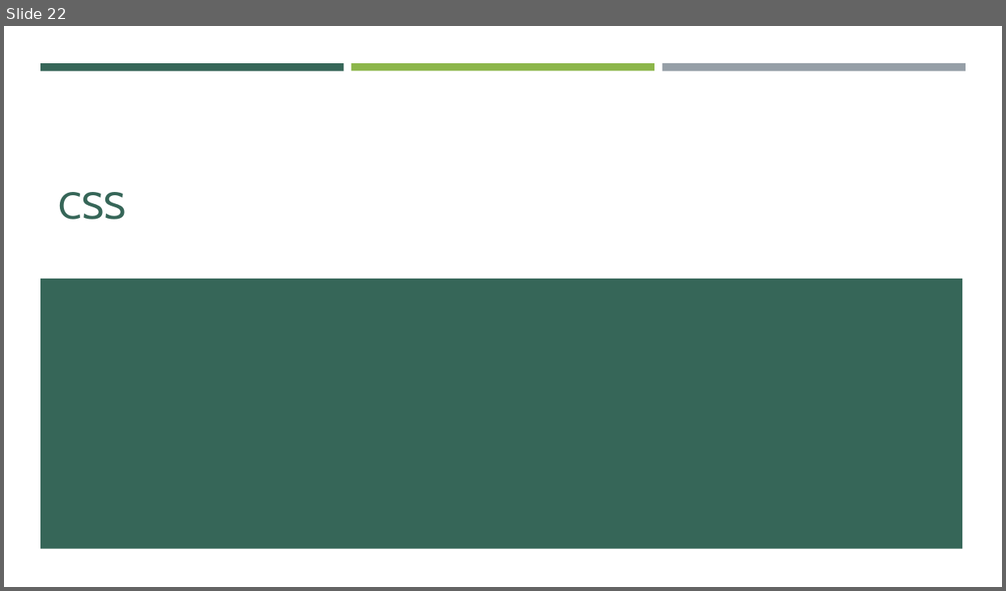
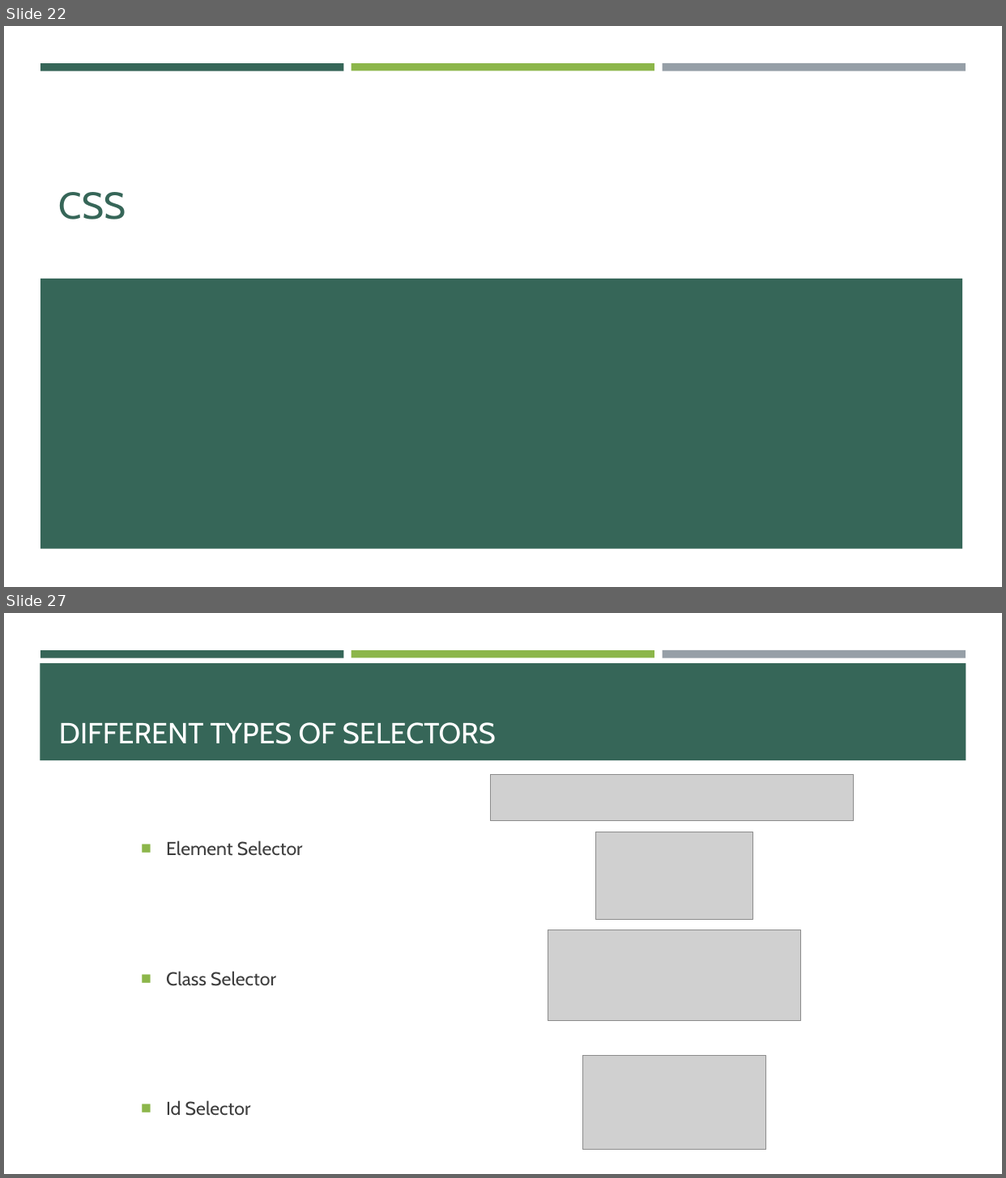
Before and after one commit to e-m-wilson/SNOW, a slide deck: Week_1/003-HTML_&_CSS/HTML-CSS.pptx. Shown one above the other, each under a label of ours: slide 22 before the commit, slides 22 and 27 after it; the slides between them are not shown. The pictures are 1006x591 and 1006x1178 pixels, drawn with LibreOffice and Linux fonts; fonts in the diff are those of the drawing; grey boxes stand for pictures. Boxes give left, top, right and bottom in pixels: in the first picture for what was removed or moved away, otherwise in the second. Text is boxed around its words. In the diff, an @@ line names an element or a change of style, - is before the commit and + after.

```diff
--- a/Week_1/003-HTML_&_CSS/HTML-CSS.pptx
+++ b/Week_1/003-HTML_&_CSS/HTML-CSS.pptx
@@ slide 27 added at (4, 613, 1002, 1174), background #FFFFFF; not listed: 3 template elements that a slide beside it also shows @@
@@ rectangle added at (40, 663, 966, 760), fill #366658 @@
@@ title added at (59, 722, 496, 744), 28 pt, text #FFFFFF @@
+DIFFERENT TYPES OF SELECTORS
@@ picture added at (490, 775, 853, 821) @@
@@ text added at (166, 841, 303, 1116), 18 pt, text #3D3D3D @@
+■ Element Selector
+■ Class Selector
+■ Id Selector
@@ picture added at (596, 833, 752, 920) @@
@@ picture added at (548, 931, 801, 1021) @@
@@ picture added at (583, 1055, 766, 1150) @@
```
Also in this commit, not shown: 20 other slides added, 1 other file.
